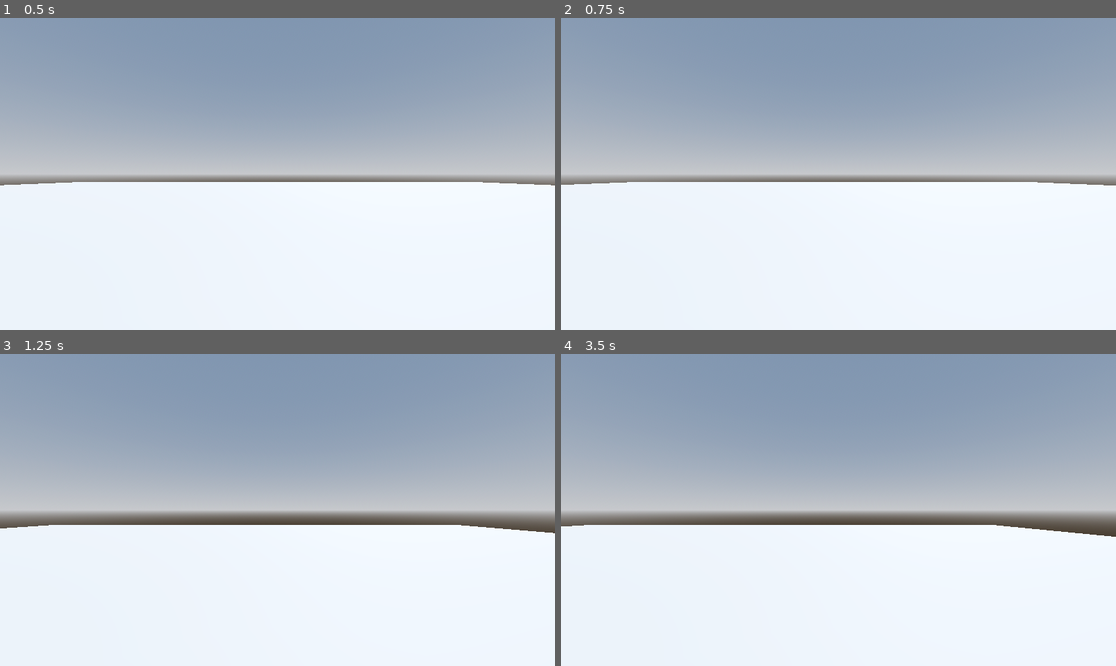
Above: before the commit, frames 1-4 (two rows, left to right).
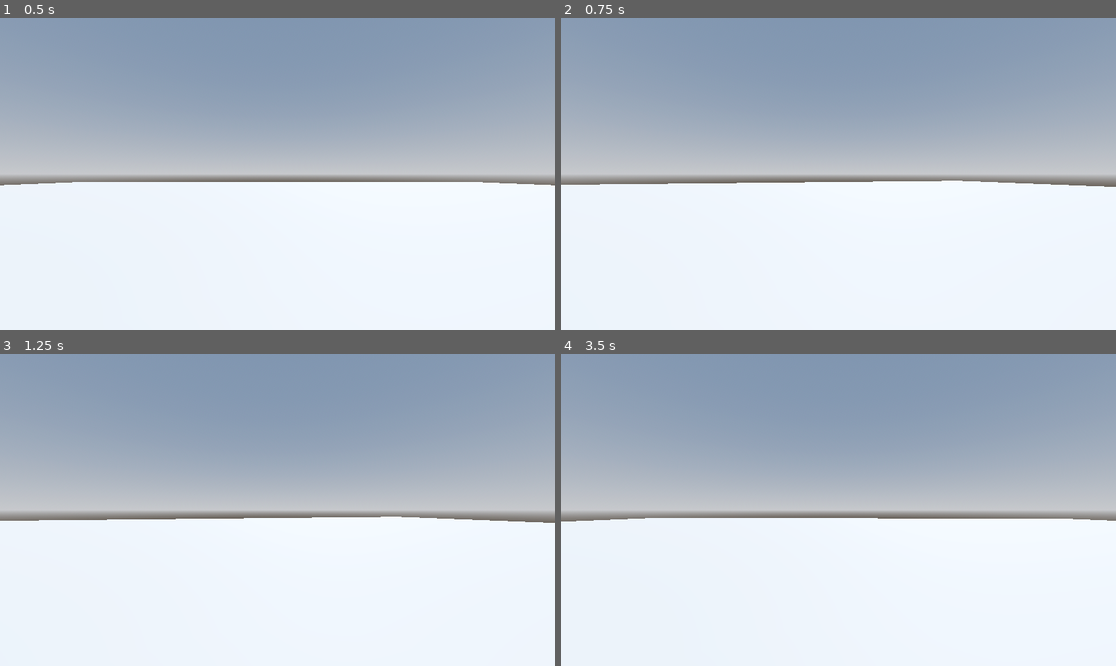
Above: after the commit, the same moments.

Repository: niamh-d/godot-3d-fps
Game: Godot game, scene res://Levels/sandbox.tscn
The game is run twice, just before and just after one commit, with the same random seed, the same clock (stepped at 60 frames per second) and the same inputs.
Inputs (mouse positions are in pixels of both pictures, inside the frame that each line leads up to):
- Up to frame 1 (0.5 s): no input
- Up to frame 2 (0.75 s): tap Enter at 0.5 s; move the mouse to (960, 158) at 0.52 s; hold D (move_right) from 0.53 s (still down)
- Up to frame 3 (1.25 s): keep holding D (move_right); tap Space (jump) at 0.77 s
- Up to frame 4 (3.5 s): tap Space (jump) at 1.25, 1.52, 3.02 s; move the mouse to (727, 525) at 1.27 s; release D (move_right) at 1.28 s; hold S (move_back) 1.28-2.03 s; tap Enter at 2 s; move the mouse to (894, 441) at 2.02 s; hold D (move_right) 2.03-2.78 s; move the mouse to (810, 572) at 2.77 s; hold W (move_forward) from 2.78 s (still down)

Frame 1 is identical in both runs. In frame 2, 0.3% of the frame differs, in the area x 2-100%, y 52-55%; in frame 3, 2.2%; in frame 4, 2.4%, in the area x 0-100%, y 52-59%.

Commit message:
move camera with mouse

Diff:
--- a/Levels/sandbox.tscn
+++ b/Levels/sandbox.tscn
@@ -1,6 +1,14 @@
-[gd_scene load_steps=5 format=3 uid="uid://djvputsthnw0g"]
+[gd_scene load_steps=6 format=3 uid="uid://djvputsthnw0g"]
 
 [ext_resource type="PackedScene" uid="uid://hpri5gdawsdq" path="res://Player/player.tscn" id="1_el0td"]
+
+[sub_resource type="GDScript" id="GDScript_7vqav"]
+script/source = "extends Node3D
+
+func _process(delta: float) -> void:
+	if Input.is_action_just_pressed(\"quit\"):
+		get_tree().quit()
+"
 
 [sub_resource type="ProceduralSkyMaterial" id="ProceduralSkyMaterial_lciwm"]
 sky_horizon_color = Color(0.64625, 0.65575, 0.67075, 1)
@@ -16,6 +24,7 @@
 glow_enabled = true
 
 [node name="Sandbox" type="Node3D"]
+script = SubResource("GDScript_7vqav")
 
 [node name="WorldEnvironment" type="WorldEnvironment" parent="."]
 environment = SubResource("Environment_fwoic")
--- a/Player/player.gd
+++ b/Player/player.gd
@@ -4,8 +4,13 @@
 @export var speed := 5.0
 @export var jump_velocity := 4.5
 
+var mouse_motion := Vector2.ZERO
+
+func _ready() -> void:
+	Input.mouse_mode = Input.MOUSE_MODE_CAPTURED
 
 func _physics_process(delta: float) -> void:
+	handle_camera_rotation()
 	# Add the gravity.
 	if not is_on_floor():
 		velocity += get_gravity() * delta
@@ -25,4 +30,12 @@
 		velocity.x = move_toward(velocity.x, 0, speed)
 		velocity.z = move_toward(velocity.z, 0, speed)
 
-	move_and_slide()
+func _input(event: InputEvent) -> void:
+	if event is InputEventMouseMotion && Input.mouse_mode == Input.MOUSE_MODE_CAPTURED:
+		mouse_motion = -event.relative * 0.001
+	if event.is_action_pressed("ui_cancel"):
+		Input.mouse_mode = Input.MOUSE_MODE_VISIBLE
+
+func handle_camera_rotation() -> void:
+	rotate_y(mouse_motion.x)
+	mouse_motion = Vector2.ZERO
